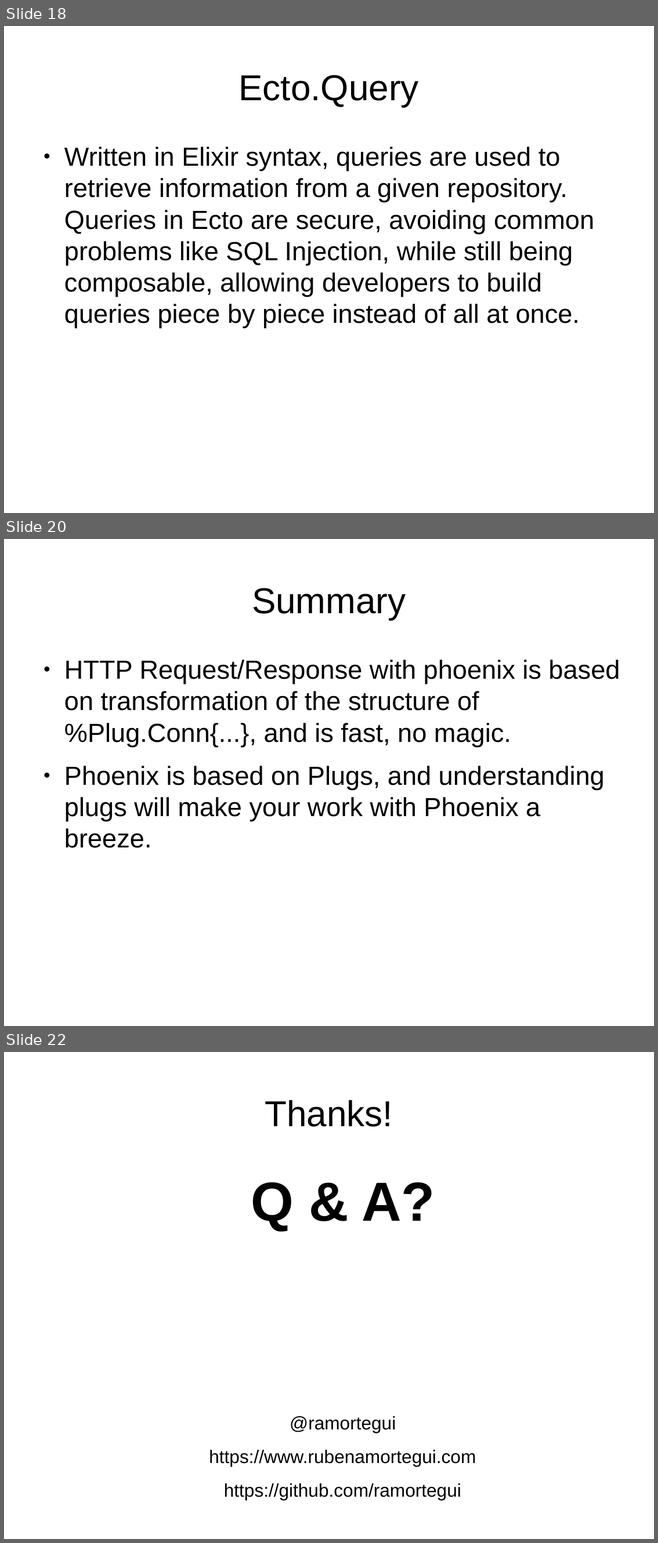
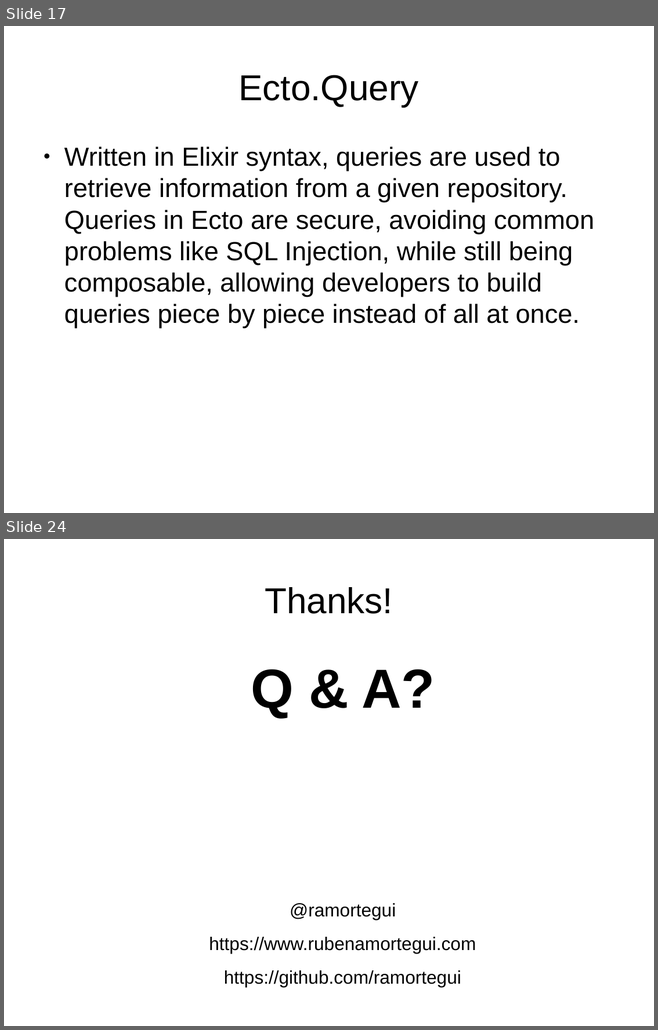
Before and after one commit to ramortegui/talks, a slide deck: odps/ecto.odp. Shown one above the other, each under a label of ours: slides 18, 20 and 22 before the commit, slides 17 and 24 after it; the slides between them are not shown. The pictures are 658x1543 and 658x1030 pixels, drawn with LibreOffice and Linux fonts; fonts in the diff are those of the drawing. Boxes give left, top, right and bottom in pixels: in the first picture for what was removed or moved away, otherwise in the second. Text is boxed around its words. In the diff, an @@ line names an element or a change of style, - is before the commit and + after.

```diff
--- a/odps/ecto.odp
+++ b/odps/ecto.odp
@@ slide 20 removed at [4,539,654,1026], background #FFFFFF @@
@@ title removed at [252,588,405,620] @@
-Summary
@@ text removed at [64,660,619,848] @@
-● HTTP Request/Response with phoenix is based on transformation of the structure of %Plug.Conn{...}, and is fast, no magic.
-● Phoenix is based on Plugs, and understanding plugs will make your work with Phoenix a breeze.
@@ what was slide 18 is now slide 17 @@
@@ what was slide 22 is now slide 24 @@
```
Also in this commit, not shown: 7 slides changed, 4 slides added, 1 other slide removed.
